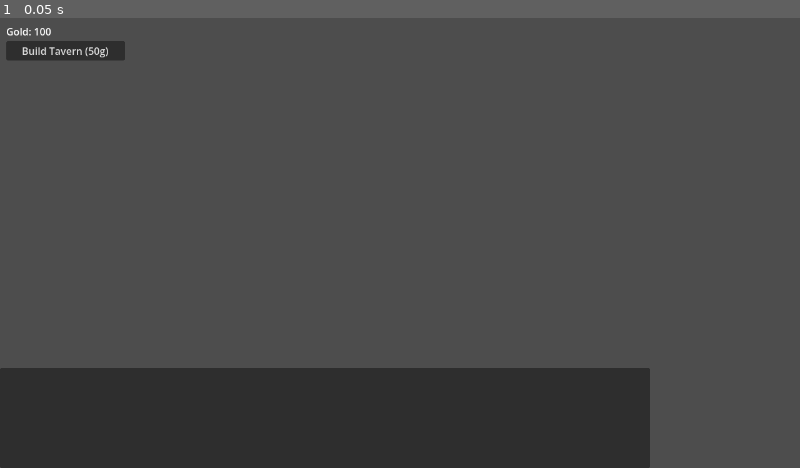
Above: before the commit, frame 1.
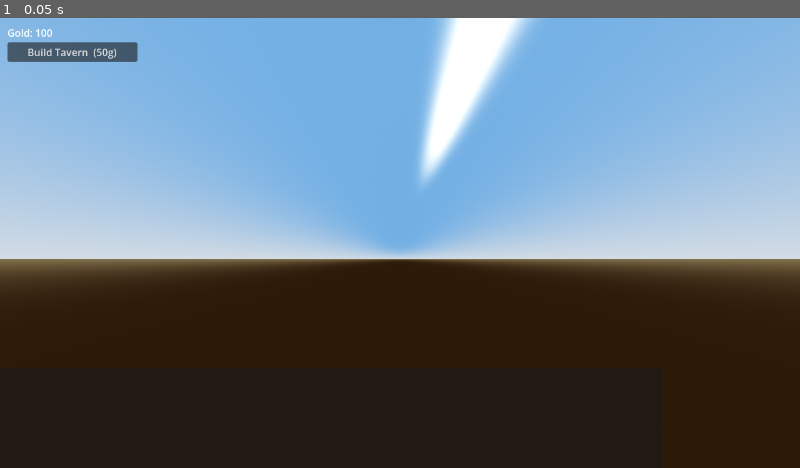
Above: after the commit, the same moment.

Repository: mlokanenew/QuestTown
Game: Godot game, scene res://scenes/World.tscn
Two runs of this game, one before a commit and one after it. Both use one fixed random seed, a clock stepped at 60 frames per second and the inputs below.
Inputs:
- Up to frame 1 (0.05 s): no input

The runs differ from the first frame. In frame 1, 100% of the frame differs, in the area x 0-100%, y 0-100%.

Commit message:
Add KayKit GLB characters and tavern building geometry
- 5 KayKit Adventurer GLB models (Barbarian, Knight, Mage, Rogue, Rogue_Hooded)
- Career-to-model mapping in HeroPresenter (Rat Catcher=Rogue_Hooded, Soldier=Knight etc)
- AnimationPlayer wired to play Idle/Walk animations
- Heroes face direction of movement
- Tavern.tscn: CSG box+prism building with door, windows, sign post
- BuildingPresenter: spawns Tavern.tscn on GameState.building_placed signal
- World scene: procedural sky, green ground, improved lighting
- Headless test still passes (exit 0)

Co-Authored-By: Claude Sonnet 4.6 <noreply@anthropic.com>

Diff:
--- a/scenes/World.tscn
+++ b/scenes/World.tscn
@@ -1,16 +1,41 @@
-[gd_scene load_steps=6 format=3 uid="uid://world"]
+[gd_scene load_steps=11 format=3 uid="uid://world"]
 
 [ext_resource type="Script" path="res://scripts/world.gd" id="1_world"]
 [ext_resource type="Script" path="res://scripts/simulation/SimulationRoot.gd" id="2_simroot"]
 [ext_resource type="Script" path="res://scripts/control/CommandServer.gd" id="3_cmdsrv"]
 [ext_resource type="Script" path="res://scripts/presentation/BuildManager.gd" id="4_buildmgr"]
 [ext_resource type="Script" path="res://scripts/presentation/HeroPresenter.gd" id="5_heropres"]
+[ext_resource type="Script" path="res://scripts/presentation/BuildingPresenter.gd" id="6_bldpres"]
 
 [sub_resource type="PlaneMesh" id="ground_mesh"]
-size = Vector2(60, 60)
+size = Vector2(80, 80)
+
+[sub_resource type="StandardMaterial3D" id="ground_mat"]
+albedo_color = Color(0.3, 0.42, 0.22, 1)
+roughness = 1.0
+
+[sub_resource type="ProceduralSkyMaterial" id="sky_mat"]
+sky_top_color = Color(0.35, 0.55, 0.8, 1)
+sky_horizon_color = Color(0.7, 0.75, 0.8, 1)
+ground_bottom_color = Color(0.15, 0.1, 0.05, 1)
+ground_horizon_color = Color(0.4, 0.35, 0.25, 1)
+
+[sub_resource type="Sky" id="sky"]
+sky_material = SubResource("sky_mat")
+
+[sub_resource type="Environment" id="env"]
+background_mode = 2
+sky = SubResource("sky")
+ambient_light_source = 3
+ambient_light_color = Color(0.6, 0.6, 0.65, 1)
+ambient_light_energy = 0.4
+tonemap_mode = 2
 
 [node name="World" type="Node3D"]
 script = ExtResource("1_world")
+
+[node name="WorldEnvironment" type="WorldEnvironment" parent="."]
+environment = SubResource("env")
 
 [node name="SimulationRoot" type="Node" parent="."]
 script = ExtResource("2_simroot")
@@ -19,17 +44,20 @@
 script = ExtResource("3_cmdsrv")
 
 [node name="DirectionalLight3D" type="DirectionalLight3D" parent="."]
-transform = Transform3D(0.707107, -0.5, 0.5, 0, 0.707107, 0.707107, -0.707107, -0.5, 0.5, 0, 10, 0)
-light_energy = 1.2
+transform = Transform3D(0.866025, -0.35355, 0.35355, 0, 0.707107, 0.707107, -0.5, -0.612372, 0.612372, 12, 18, 8)
+light_color = Color(1.0, 0.95, 0.85, 1)
+light_energy = 1.8
 shadow_enabled = true
+shadow_blur = 2.0
 
 [node name="Camera3D" type="Camera3D" parent="."]
-transform = Transform3D(1, 0, 0, 0, 0.707107, -0.707107, 0, 0.707107, 0.707107, 0, 20, 20)
+transform = Transform3D(1, 0, 0, 0, 0.707107, -0.707107, 0, 0.707107, 0.707107, 0, 22, 22)
 projection = 1
-size = 24.0
+size = 28.0
 
 [node name="Ground" type="MeshInstance3D" parent="."]
 mesh = SubResource("ground_mesh")
+surface_material_override/0 = SubResource("ground_mat")
 
 [node name="NavigationRegion3D" type="NavigationRegion3D" parent="."]
 
@@ -39,21 +67,24 @@
 [node name="HeroPresenter" type="Node3D" parent="."]
 script = ExtResource("5_heropres")
 
+[node name="BuildingPresenter" type="Node3D" parent="."]
+script = ExtResource("6_bldpres")
+
 [node name="UILayer" type="CanvasLayer" parent="."]
 
 [node name="UI" type="VBoxContainer" parent="UILayer"]
 anchor_right = 0.0
 anchor_bottom = 0.0
-offset_left = 10.0
-offset_top = 10.0
-offset_right = 200.0
+offset_left = 12.0
+offset_top = 12.0
+offset_right = 220.0
 offset_bottom = 200.0
 
 [node name="GoldLabel" type="Label" parent="UILayer/UI"]
 text = "Gold: 100"
 
 [node name="BuildButton" type="Button" parent="UILayer/UI"]
-text = "Build Tavern (50g)"
+text = "Build Tavern  (50g)"
 
 [node name="EventLogPanel" type="PanelContainer" parent="UILayer"]
 anchor_left = 0.0
@@ -61,7 +92,7 @@
 anchor_right = 0.5
 anchor_bottom = 1.0
 offset_top = -160.0
-offset_right = 400.0
+offset_right = 420.0
 
 [node name="EventLog" type="RichTextLabel" parent="UILayer/EventLogPanel"]
 anchor_right = 1.0
--- /dev/null
+++ b/scenes/buildings/Tavern.tscn
@@ -0,0 +1,86 @@
+[gd_scene load_steps=12 format=3 uid="uid://tavern"]
+
+[sub_resource type="BoxMesh" id="walls_mesh"]
+size = Vector3(4.0, 3.0, 4.0)
+
+[sub_resource type="StandardMaterial3D" id="walls_mat"]
+albedo_color = Color(0.55, 0.42, 0.28, 1)
+roughness = 0.9
+
+[sub_resource type="PrismMesh" id="roof_mesh"]
+left_to_right = 0.5
+size = Vector3(4.6, 2.0, 4.6)
+
+[sub_resource type="StandardMaterial3D" id="roof_mat"]
+albedo_color = Color(0.25, 0.12, 0.08, 1)
+roughness = 0.85
+
+[sub_resource type="BoxMesh" id="door_mesh"]
+size = Vector3(0.8, 1.6, 0.2)
+
+[sub_resource type="StandardMaterial3D" id="door_mat"]
+albedo_color = Color(0.3, 0.18, 0.08, 1)
+roughness = 1.0
+
+[sub_resource type="BoxMesh" id="window_mesh"]
+size = Vector3(0.7, 0.7, 0.15)
+
+[sub_resource type="StandardMaterial3D" id="window_mat"]
+albedo_color = Color(0.9, 0.8, 0.4, 0.7)
+transparency = 1
+roughness = 0.2
+
+[sub_resource type="CylinderMesh" id="sign_post_mesh"]
+top_radius = 0.05
+bottom_radius = 0.05
+height = 1.8
+
+[sub_resource type="StandardMaterial3D" id="sign_post_mat"]
+albedo_color = Color(0.3, 0.18, 0.08, 1)
+
+[sub_resource type="BoxMesh" id="sign_mesh"]
+size = Vector3(0.9, 0.4, 0.08)
+
+[node name="Tavern" type="Node3D"]
+
+[node name="Walls" type="MeshInstance3D" parent="."]
+position = Vector3(0, 1.5, 0)
+mesh = SubResource("walls_mesh")
+surface_material_override/0 = SubResource("walls_mat")
+
+[node name="Roof" type="MeshInstance3D" parent="."]
+position = Vector3(0, 4.0, 0)
+mesh = SubResource("roof_mesh")
+surface_material_override/0 = SubResource("roof_mat")
+
+[node name="Door" type="MeshInstance3D" parent="."]
+position = Vector3(0, 0.8, 2.1)
+mesh = SubResource("door_mesh")
+surface_material_override/0 = SubResource("door_mat")
+
+[node name="WindowLeft" type="MeshInstance3D" parent="."]
+position = Vector3(-1.2, 1.6, 2.05)
+mesh = SubResource("window_mesh")
+surface_material_override/0 = SubResource("window_mat")
+
+[node name="WindowRight" type="MeshInstance3D" parent="."]
+position = Vector3(1.2, 1.6, 2.05)
+mesh = SubResource("window_mesh")
+surface_material_override/0 = SubResource("window_mat")
+
+[node name="SignPost" type="MeshInstance3D" parent="."]
+position = Vector3(1.6, 0.9, 2.2)
+mesh = SubResource("sign_post_mesh")
+surface_material_override/0 = SubResource("sign_post_mat")
+
+[node name="Sign" type="MeshInstance3D" parent="."]
+position = Vector3(1.6, 1.9, 2.2)
+mesh = SubResource("sign_mesh")
+surface_material_override/0 = SubResource("sign_post_mat")
+
+[node name="SignLabel" type="Label3D" parent="."]
+position = Vector3(1.6, 1.9, 2.26)
+pixel_size = 0.006
+text = "TAVERN"
+font_size = 32
+modulate = Color(0.9, 0.75, 0.2, 1)
--- /dev/null
+++ b/scripts/presentation/BuildingPresenter.gd
@@ -0,0 +1,34 @@
+extends Node3D
+class_name BuildingPresenter
+## Listens to GameState signals and spawns 3D building scenes.
+
+const BUILDING_SCENES: Dictionary = {
+	"tavern": "res://scenes/buildings/Tavern.tscn",
+}
+
+# Dict[building_id -> Node3D]
+var _nodes: Dictionary = {}
+
+func _ready() -> void:
+	if RuntimeConfig.is_headless():
+		return
+	GameState.building_placed.connect(_on_building_placed)
+	GameState.building_removed.connect(_on_building_removed)
+
+func _on_building_placed(building: Dictionary) -> void:
+	var scene_path: String = BUILDING_SCENES.get(building["type"], "")
+	if scene_path == "":
+		return
+	var packed: PackedScene = load(scene_path)
+	if packed == null:
+		return
+	var node: Node3D = packed.instantiate()
+	var p: Dictionary = building["position"]
+	node.global_position = Vector3(p["x"], 0.0, p["z"])
+	add_child(node)
+	_nodes[building["id"]] = node
+
+func _on_building_removed(building_id: int) -> void:
+	if _nodes.has(building_id):
+		_nodes[building_id].queue_free()
+		_nodes.erase(building_id)
--- a/scripts/presentation/HeroPresenter.gd
+++ b/scripts/presentation/HeroPresenter.gd
@@ -1,6 +1,25 @@
 extends Node3D
 ## Keeps 3D hero nodes in sync with GameState.heroes.
-## Creates/moves/removes Node3D instances — owns no game state.
+## Uses KayKit GLB character models, mapped by career.
+
+# Career → character model path
+const CAREER_MODELS: Dictionary = {
+	"Rat Catcher":   "res://assets/characters/Rogue_Hooded.glb",
+	"Soldier":       "res://assets/characters/Knight.glb",
+	"Camp Follower": "res://assets/characters/Barbarian.glb",
+	"Mercenary":     "res://assets/characters/Barbarian.glb",
+	"Riverfolk":     "res://assets/characters/Rogue.glb",
+	"Peasant":       "res://assets/characters/Mage.glb",
+}
+const DEFAULT_MODEL := "res://assets/characters/Knight.glb"
+
+# KayKit GLB animation names (check what's available in AnimationPlayer)
+const ANIM_IDLE  := "Idle"
+const ANIM_WALK  := "Walk"
+const ANIM_RUN   := "Run"
+
+# Approximate scale — KayKit characters are ~2 units tall, we want ~1.8m heroes
+const MODEL_SCALE := Vector3(0.8, 0.8, 0.8)
 
 # Dict[hero_id -> Node3D]
 var _nodes: Dictionary = {}
@@ -10,6 +29,7 @@
 		return
 	GameState.hero_spawned.connect(_on_hero_spawned)
 	GameState.hero_removed.connect(_on_hero_removed)
+	GameState.hero_state_changed.connect(_on_hero_state_changed)
 
 func _process(_delta: float) -> void:
 	if RuntimeConfig.is_headless():
@@ -20,42 +40,91 @@
 		var h: Dictionary = GameState.heroes[id]
 		var node: Node3D = _nodes[id]
 		var sim_pos := Vector3(h["position"]["x"], h["position"]["y"], h["position"]["z"])
-		# Smooth visual movement toward sim position
-		node.global_position = node.global_position.lerp(sim_pos, 0.2)
+		var prev_pos := node.global_position
+		node.global_position = node.global_position.lerp(sim_pos, 0.15)
+
+		# Face direction of movement
+		var move := sim_pos - prev_pos
+		if move.length() > 0.01:
+			node.look_at(node.global_position + Vector3(move.x, 0, move.z), Vector3.UP)
 
 func _on_hero_spawned(hero: Dictionary) -> void:
 	var node := _make_hero_node(hero)
 	add_child(node)
 	_nodes[hero["id"]] = node
+	_set_animation(hero["id"], ANIM_WALK)
 
 func _on_hero_removed(hero_id: int) -> void:
 	if _nodes.has(hero_id):
 		_nodes[hero_id].queue_free()
 		_nodes.erase(hero_id)
 
+func _on_hero_state_changed(hero_id: int, new_state: String) -> void:
+	match new_state:
+		"idling":   _set_animation(hero_id, ANIM_IDLE)
+		"leaving":  _set_animation(hero_id, ANIM_WALK)
+		_:          _set_animation(hero_id, ANIM_WALK)
+
+func _set_animation(hero_id: int, anim_name: String) -> void:
+	if not _nodes.has(hero_id):
+		return
+	var node: Node3D = _nodes[hero_id]
+	var player := _find_animation_player(node)
+	if player == null:
+		return
+	# Try requested name, then common fallbacks
+	var candidates := [anim_name, ANIM_IDLE, ANIM_WALK, ANIM_RUN]
+	for name in candidates:
+		if player.has_animation(name):
+			player.play(name)
+			return
+
+func _find_animation_player(node: Node3D) -> AnimationPlayer:
+	for child in node.get_children():
+		if child is AnimationPlayer:
+			return child
+		var deep: AnimationPlayer = _find_animation_player_recursive(child)
+		if deep:
+			return deep
+	return null
+
+func _find_animation_player_recursive(node: Node) -> AnimationPlayer:
+	if node is AnimationPlayer:
+		return node
+	for child in node.get_children():
+		var r: AnimationPlayer = _find_animation_player_recursive(child)
+		if r:
+			return r
+	return null
+
 func _make_hero_node(hero: Dictionary) -> Node3D:
 	var root := Node3D.new()
 	root.name = "Hero_%d" % hero["id"]
 
-	# Placeholder capsule — swap for glTF in M3
-	var mesh := MeshInstance3D.new()
-	var capsule := CapsuleMesh.new()
-	capsule.radius = 0.3
-	capsule.height = 1.6
-	mesh.mesh = capsule
-	mesh.position = Vector3(0, 0.8, 0)
+	# Load GLB model for this career
+	var model_path: String = CAREER_MODELS.get(hero["career"], DEFAULT_MODEL)
+	var packed: PackedScene = load(model_path)
+	if packed:
+		var model := packed.instantiate()
+		model.scale = MODEL_SCALE
+		root.add_child(model)
+	else:
+		# Fallback capsule if GLB not loaded
+		var mesh := MeshInstance3D.new()
+		var cap := CapsuleMesh.new()
+		cap.radius = 0.3
+		cap.height = 1.6
+		mesh.mesh = cap
+		mesh.position = Vector3(0, 0.8, 0)
+		root.add_child(mesh)
 
-	var mat := StandardMaterial3D.new()
-	mat.albedo_color = Color(0.8, 0.5, 0.2)
-	mesh.material_override = mat
-	root.add_child(mesh)
-
-	# Name label (billboard)
+	# Name label above the hero
 	var label := Label3D.new()
-	label.text = hero["name"]
-	label.position = Vector3(0, 2.0, 0)
+	label.text = "%s\n%s" % [hero["name"], hero["career"]]
+	label.position = Vector3(0, 2.4, 0)
 	label.pixel_size = 0.005
 	label.billboard = BaseMaterial3D.BILLBOARD_ENABLED
+	label.modulate = Color(1, 0.95, 0.7)
 	root.add_child(label)
 
 	# Start position
Binary file added: assets/characters/Barbarian.glb
Binary file added: assets/characters/Knight.glb
Binary file added: assets/characters/Mage.glb
Binary file added: assets/characters/Rogue.glb
Binary file added: assets/characters/Rogue_Hooded.glb
Binary file added: assets/characters/barbarian_texture.png
Binary file added: assets/characters/knight_texture.png
Binary file added: assets/characters/mage_texture.png
Binary file added: assets/characters/rogue_texture.png
Binary file added: assets/downloads/kaykit_extracted/KayKit-Character-Pack-Adventures-1.0-main/addons/kaykit_character_pack_adventures/Assets/gltf/arrow.bin
Not shown, added: assets/downloads/kaykit_extracted/KayKit-Character-Pack-Adventures-1.0-main/addons/kaykit_character_pack_adventures/Assets/gltf/arrow.gltf
Binary file added: assets/downloads/kaykit_extracted/KayKit-Character-Pack-Adventures-1.0-main/addons/kaykit_character_pack_adventures/Assets/gltf/arrow_bundle.bin
(and 130 more such lines)
